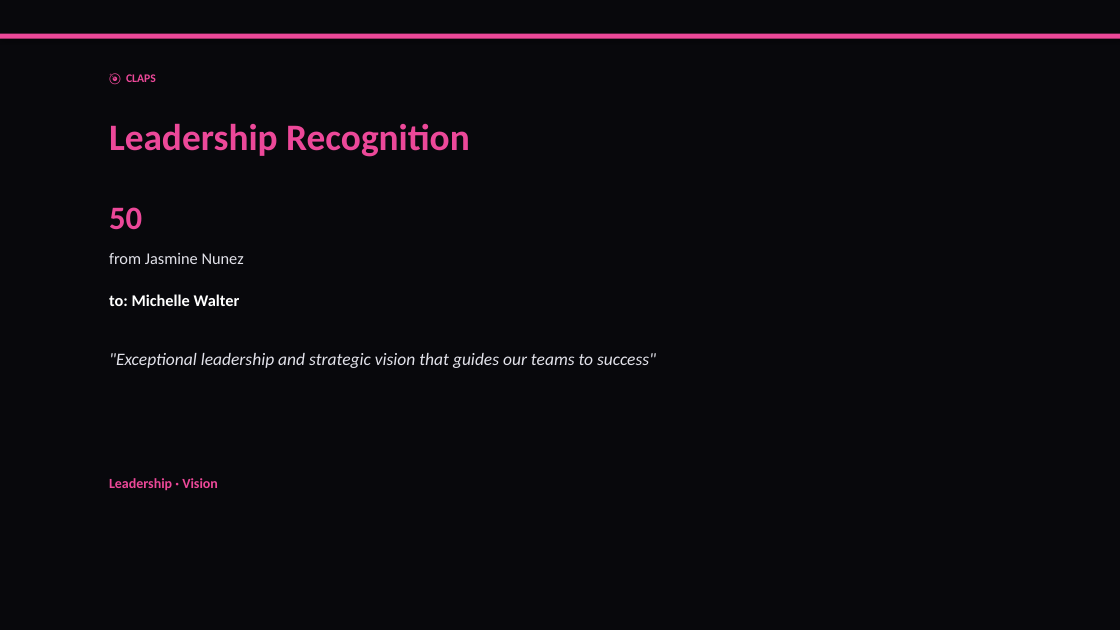
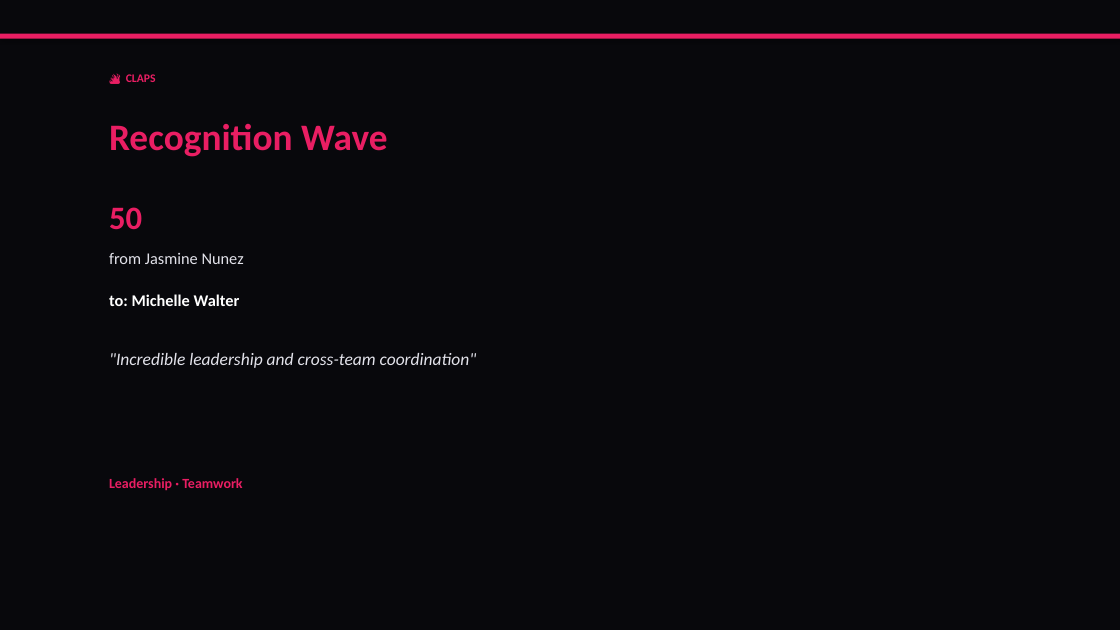
Before and after one commit to liliyagarifullina-maker/appodeal-pulse, a slide deck: slide 9 of data/archive/pulse_2026-03-16.pptx (slide 11 before the commit). Drawn at 1120x630 pixels with LibreOffice and Linux fonts; fonts in the diff are those of the drawing. Boxes give left, top, right and bottom in pixels: in the first picture for what was removed or moved away, otherwise in the second. Text is boxed around its words. In the diff, an @@ line names an element or a change of style, - is before the commit and + after.

```diff
--- a/data/archive/pulse_2026-03-16.pptx
+++ b/data/archive/pulse_2026-03-16.pptx
@@ rectangle at (0,34,1120,39): fill #EC4899 to #E91E63 @@
@@ text at (126,74,156,82): text changed; text colour #EC4899 to #E91E63 @@
-🎯 CLAPS
+🔥 CLAPS
@@ text at (109,124,388,157): text changed; text colour #EC4899 to #E91E63 @@
-Leadership Recognition
+Recognition Wave
@@ text "50" at (109,207,142,230): text colour #EC4899 to #E91E63 @@
@@ text at (109,353,477,368): text changed @@
-"Exceptional leadership and strategic vision that guides our teams to success"
+"Incredible leadership and cross-team coordination"
@@ text at (109,478,242,491): text changed; text colour #EC4899 to #E91E63 @@
-Leadership · Vision
+Leadership · Teamwork
```
Also in this commit, not shown: 8 other slides changed, 16 slides added, 12 slides removed, 2 other files.
